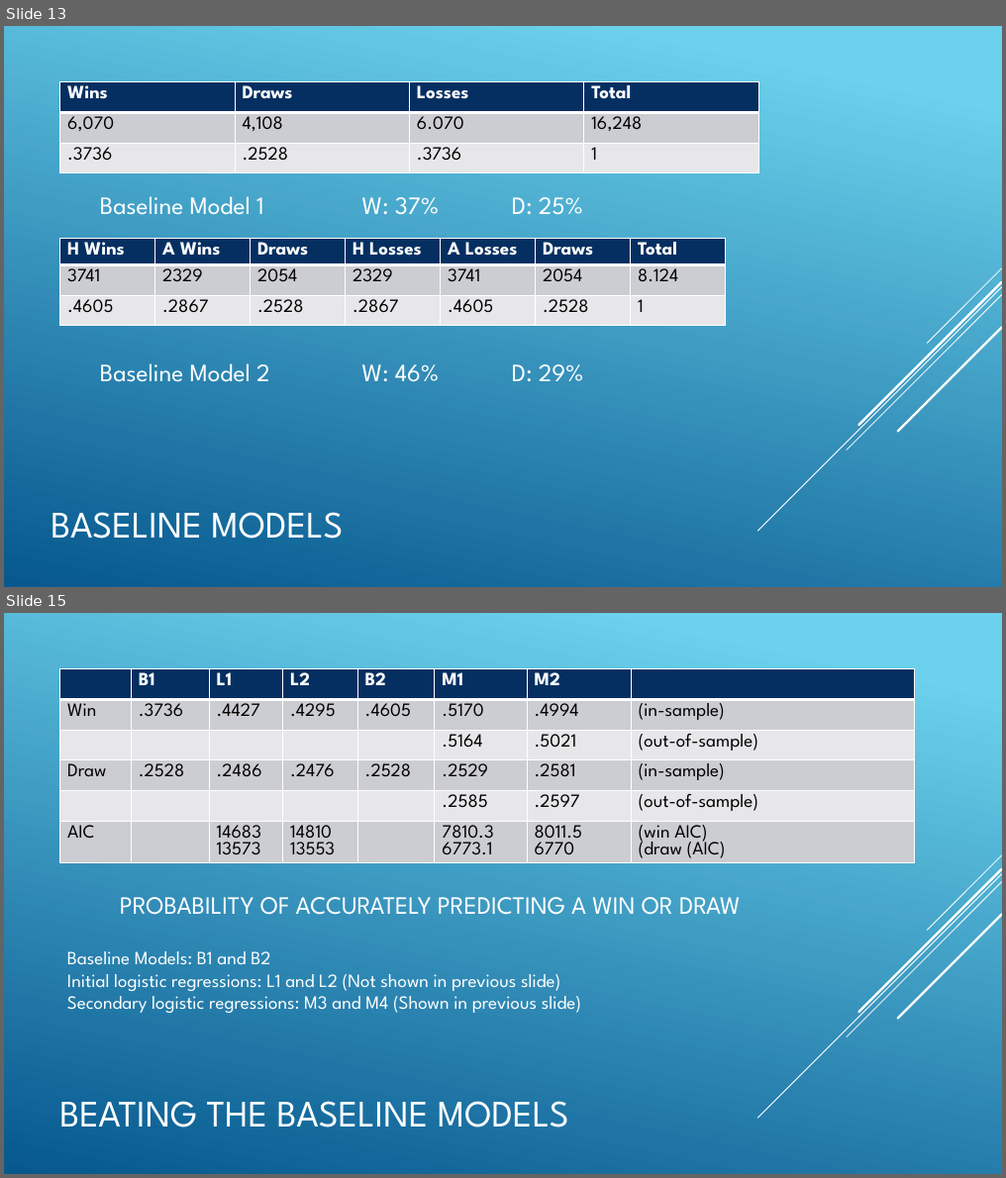
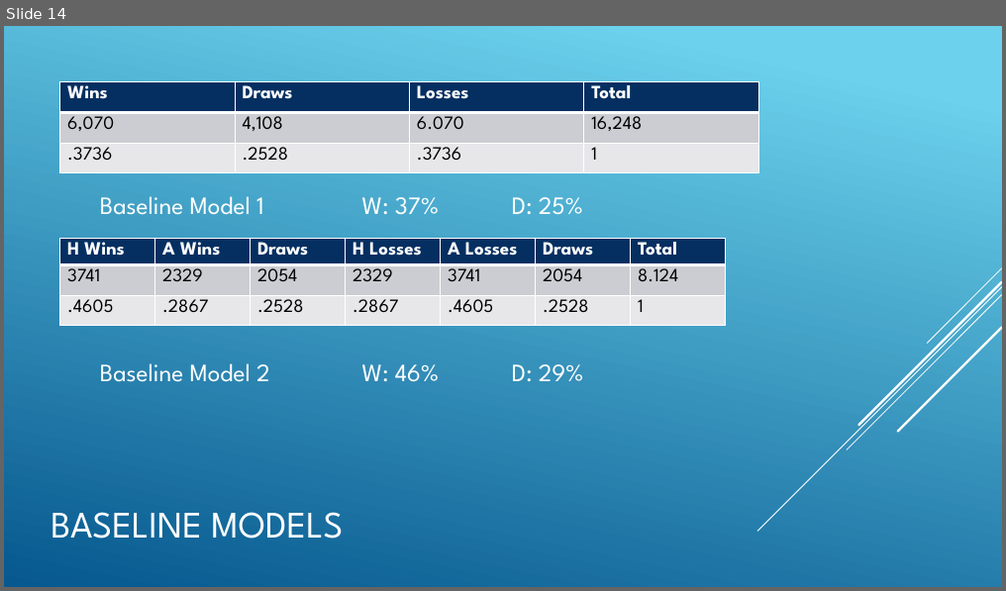
Before and after one commit to flippinuke/ProjectSoccer, a slide deck: SoccerSlideDeck.pptx. Shown one above the other, each under a label of ours: slides 13 and 15 before the commit, slide 14 after it; the slides between them are not shown. The pictures are 1006x1178 and 1006x591 pixels, drawn with LibreOffice and Linux fonts; fonts in the diff are those of the drawing. Boxes give left, top, right and bottom in pixels: in the first picture for what was removed or moved away, otherwise in the second. Text is boxed around its words. In the diff, an @@ line names an element or a change of style, - is before the commit and + after.

```diff
--- a/SoccerSlideDeck.pptx
+++ b/SoccerSlideDeck.pptx
@@ slide 15 removed at [4, 613, 1002, 1174], background gradient #6ED2EB to #06588E; not listed: 5 template elements that a slide beside it also shows @@
@@ table removed at [60, 669, 915, 873], 6 rows, 8 columns @@
- | B1 | L1 | L2 | B2 | M1 | M2 | 
-Win | .3736 | .4427 | .4295 | .4605 | .5170 | .4994 | (in-sample)
- |  |  |  |  | .5164 | .5021 | (out-of-sample)
-Draw | .2528 | .2486 | .2476 | .2528 | .2529 | .2581 | (in-sample)
- |  |  |  |  | .2585 | .2597 | (out-of-sample)
-AIC |  | 14683 / 13573 | 14810 / 13553 |  | 7810.3 / 6773.1 | 8011.5 / 6770 | (win AIC) / (draw (AIC)
@@ text removed at [120, 897, 740, 915] @@
-PROBABILITY OF ACCURATELY PREDICTING A WIN OR DRAW
@@ text removed at [67, 952, 581, 1013] @@
-Baseline Models: B1 and B2
-Initial logistic regressions: L1 and L2 (Not shown in previous slide)
-Secondary logistic regressions: M3 and M4 (Shown in previous slide)
@@ title removed at [59, 1101, 569, 1128] @@
-BEATING THE BASELINE MODELS
@@ what was slide 13 is now slide 14 @@
```
Also in this commit, not shown: 7 slides changed, 3 slides added, 3 other files.
